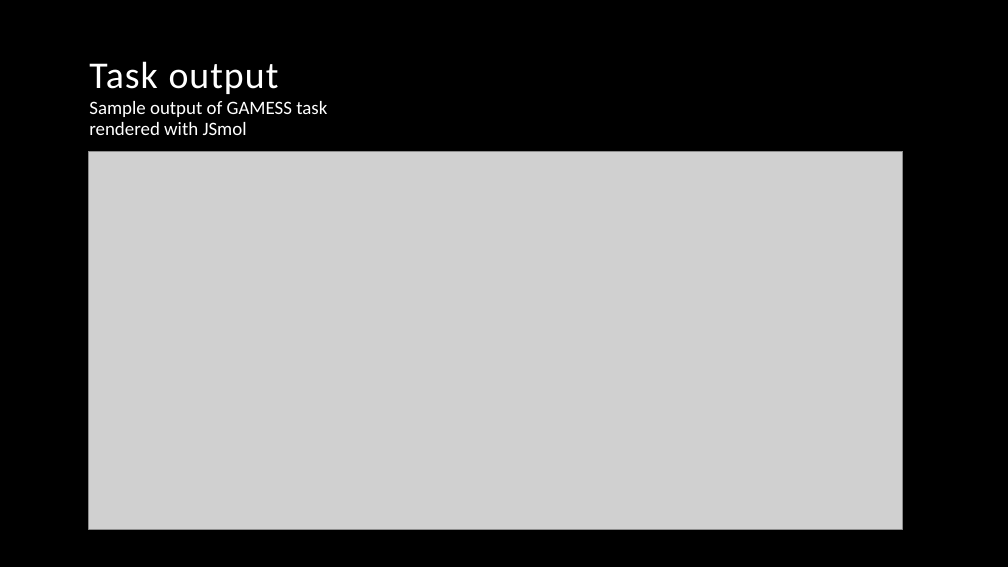
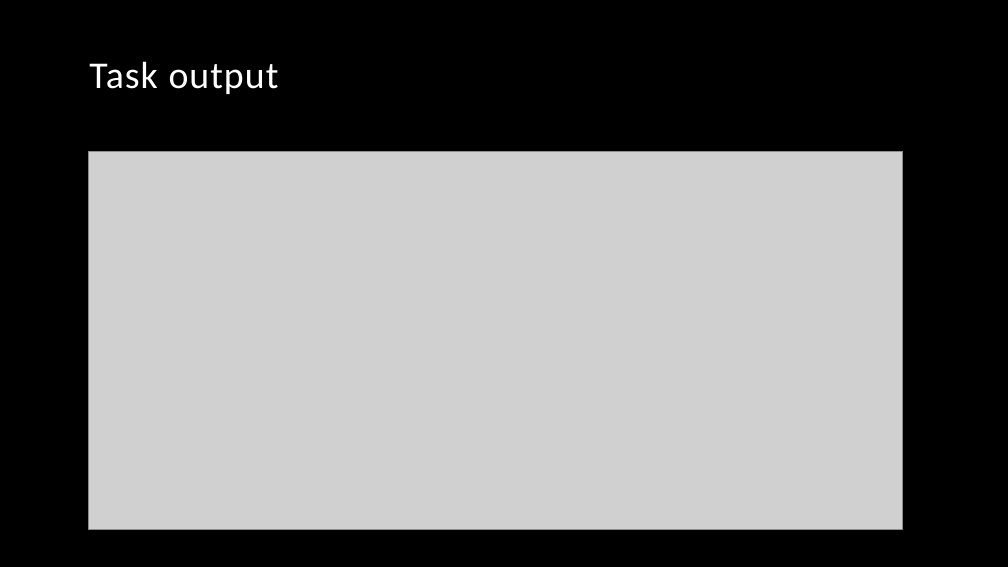
Before and after one commit to vincentpaul12/SkyLab-Files, a slide deck: slide 16 of pcsc_skylab.pptx (slide 17 before the commit). Drawn at 1008x567 pixels with LibreOffice and Linux fonts; fonts in the diff are those of the drawing; grey boxes stand for pictures; background and template pictures are left out. Boxes give left, top, right and bottom in pixels: in the first picture for what was removed or moved away, otherwise in the second. Text is boxed around its words. In the diff, an @@ line names an element or a change of style, - is before the commit and + after.

```diff
--- a/pcsc_skylab.pptx
+++ b/pcsc_skylab.pptx
@@ text removed at bbox=[89, 101, 327, 135] @@
-Sample output of GAMESS task rendered with JSmol
```
Also in this commit, not shown: 10 other slides changed, 1 slide added, 2 slides removed.
